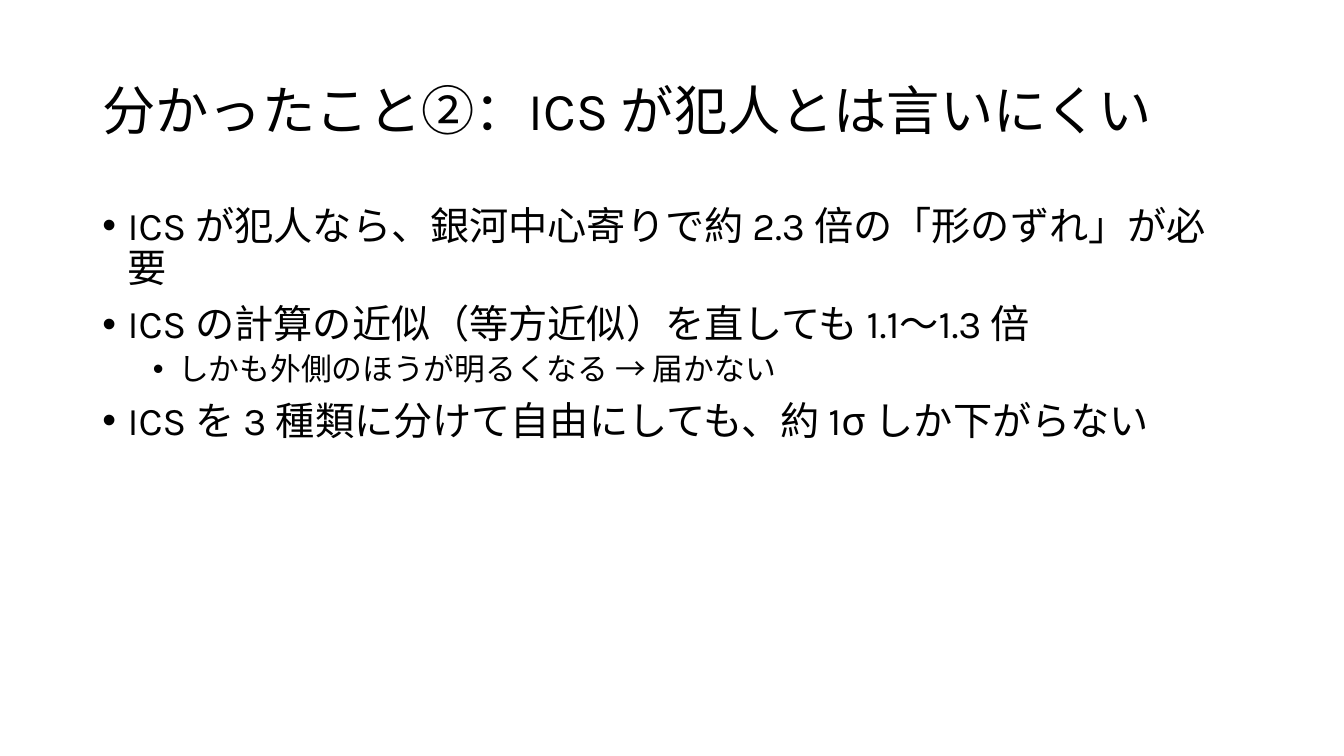
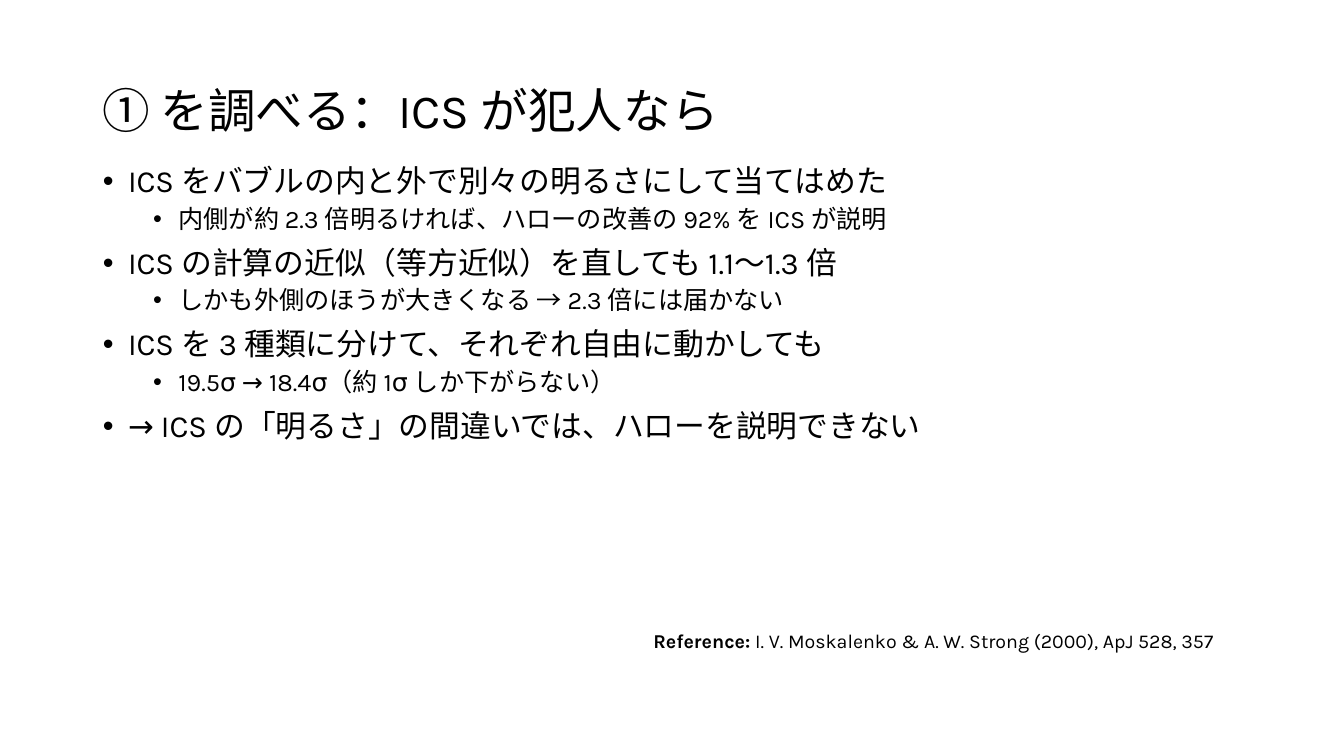
Before and after one commit to Mikann20041029/darkmatter-slides, a slide deck: slide 12 of slides/2026-10-02_研究進捗報告.pptx (slide 6 before the commit). Drawn at 1344x756 pixels with LibreOffice and Linux fonts; fonts in the diff are those of the drawing. Boxes give left, top, right and bottom in pixels: in the first picture for what was removed or moved away, otherwise in the second. Text is boxed around its words. In the diff, an @@ line names an element or a change of style, - is before the commit and + after.

```diff
--- a/slides/2026-10-02_研究進捗報告.pptx
+++ b/slides/2026-10-02_研究進捗報告.pptx
@@ title at (102, 87, 719, 132): text changed; size 38 to 34 pt @@
-分かったこと②：ICS が犯人とは言いにくい
+① を調べる：ICS が犯人なら
@@ text "ICS をバブルの内と外で別々の明るさにして当てはめた": place and size @@
-text "ICS をバブルの内と外で別々の明るさにして当てはめた" at (128, 206, 1205, 439)
+text "ICS をバブルの内と外で別々の明るさにして当てはめた" at (128, 166, 920, 440)
@@ text at (128, 166, 887, 230): text changed; size 28 to 18 pt @@
-• ICS が犯人なら、銀河中心寄りで約 2.3 倍の「形のずれ」が必要
+• ICS をバブルの内と外で別々の明るさにして当てはめた
+  • 内側が約 2.3 倍明るければ、ハローの改善の 92% を ICS が説明
@@ text at (128, 247, 837, 277): size 28 to 22 pt in "ICS の計算の近似（等方近似）を直しても 1.1〜1.3 倍" @@
@@ text at (128, 287, 920, 440): text changed; size 28 to 22 pt @@
-  • しかも外側のほうが明るくなる → 届かない
-• ICS を 3 種類に分けて自由にしても、約 1σ しか下がらない
+  • しかも外側のほうが大きくなる → 2.3 倍には届かない
+• ICS を 3 種類に分けて、それぞれ自由に動かしても
+  • 19.5σ → 18.4σ（約 1σ しか下がらない）
+• → ICS の「明るさ」の間違いでは、ハローを説明できない
@@ text added at (653, 634, 1213, 653), 14 pt, text #000000 @@
+Reference: I. V. Moskalenko & A. W. Strong (2000), ApJ 528, 357
```
Also in this commit, not shown: 10 other slides changed, 24 slides added, 7 slides removed, 4 other files.
